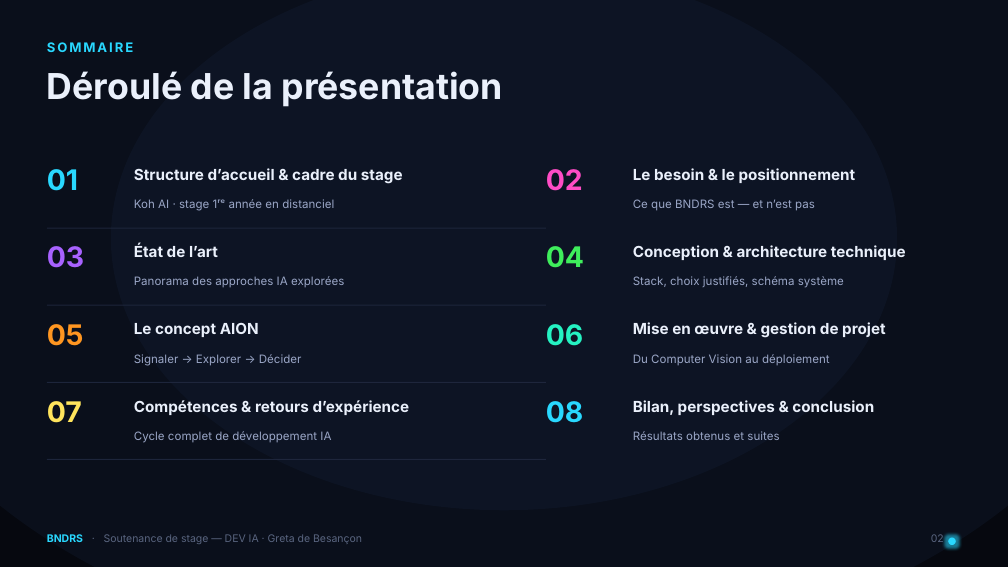
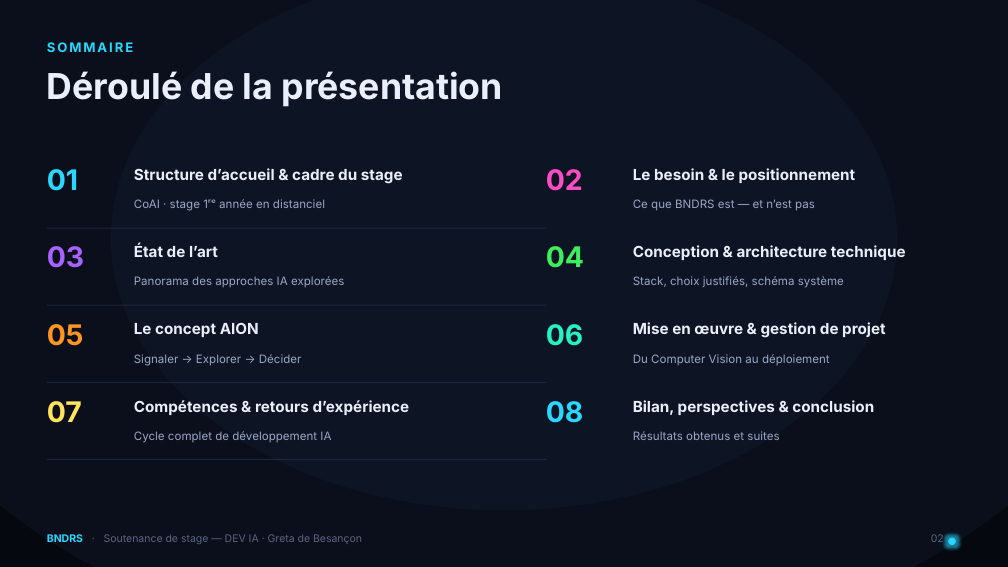
Before and after one commit to Dev-IA-P5-2027/stephane.holtzmann, a slide deck: slide 2 of Stage/BnDrS_Soutenance_stage.pptx. Drawn at 1008x567 pixels with LibreOffice and Linux fonts; fonts in the diff are those of the drawing. Boxes give left, top, right and bottom in pixels: in the first picture for what was removed or moved away, otherwise in the second. Text is boxed around its words. In the diff, an @@ line names an element or a change of style, - is before the commit and + after.

Commit message:
Correction noms presentation stage (CoAI, Ilias Baadji)

```diff
--- a/Stage/BnDrS_Soutenance_stage.pptx
+++ b/Stage/BnDrS_Soutenance_stage.pptx
@@ text at box(134, 199, 325, 211): text changed @@
-Koh AI · stage 1ʳᵉ année en distanciel
+CoAI · stage 1ʳᵉ année en distanciel
```
Also in this commit, not shown: 4 other slides changed.
